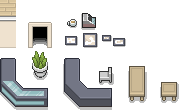
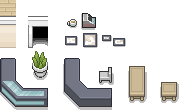
Before/after of a (192, 112) layered artwork. What changed in the layer stack:
painted on "Table - Double" over (130, 97, 140, 101)
painted on "Table - Single" over (162, 97, 172, 101)
painted on "Door" over (28, 16, 52, 48)
painted on "Wallpaper" over (0, 16, 16, 48)
